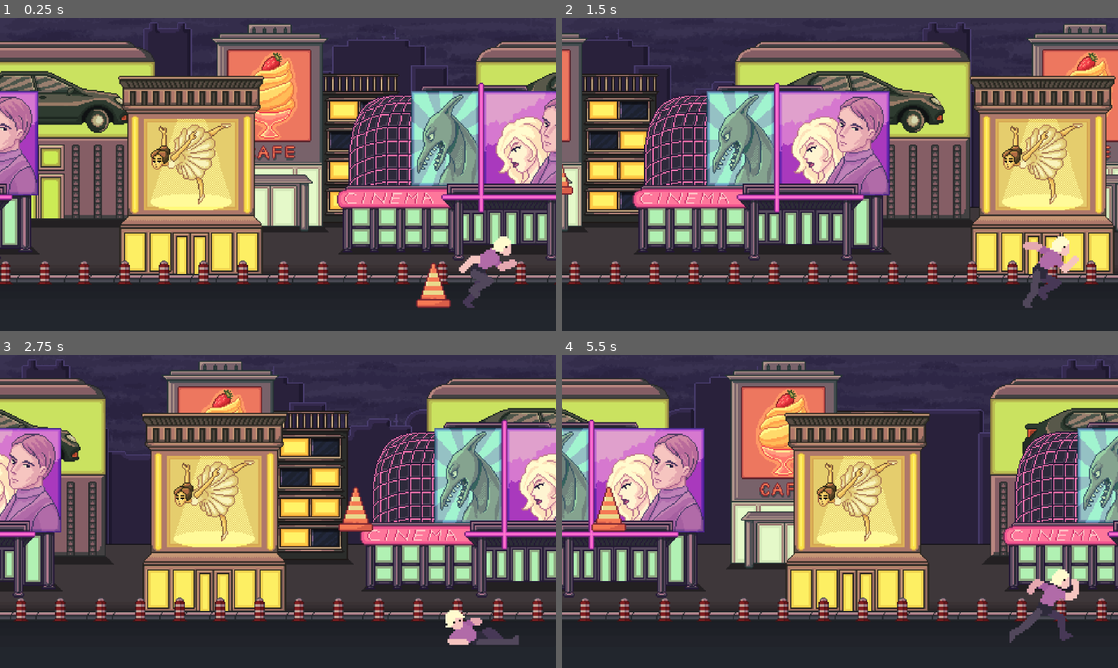
Above: before the commit, frames 1-4 (two rows, left to right).
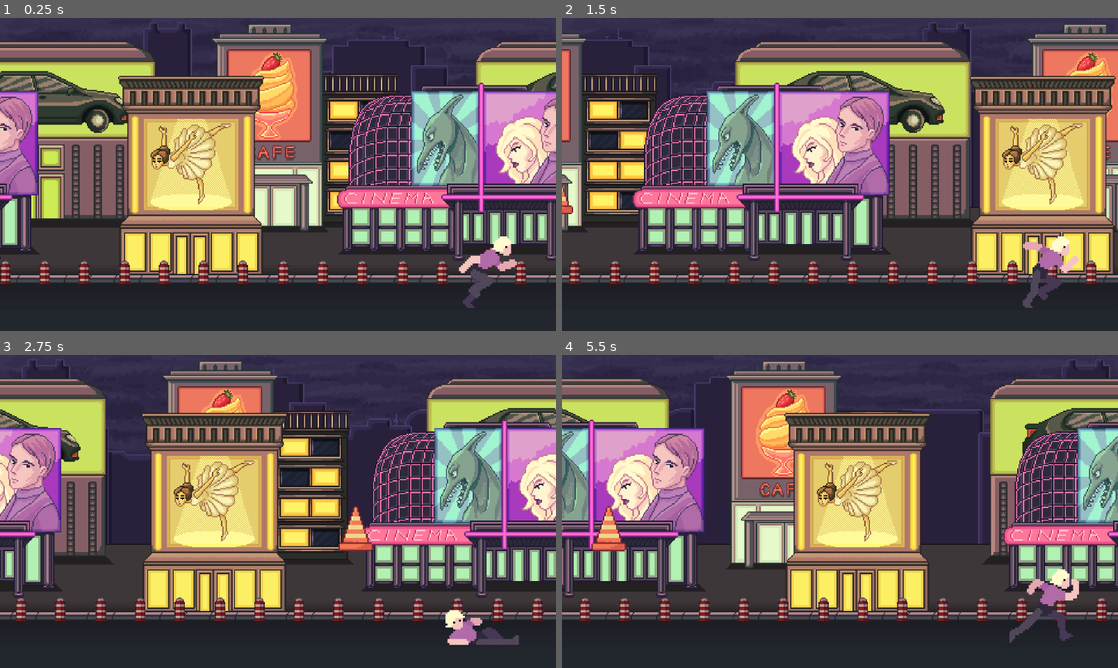
Above: after the commit, the same moments.

Repository: TLeTu/April_Fool_Game_Jam-Endless_Runner
Game: Godot game, scene res://scenes/game.tscn
Two runs of this game, one before a commit and one after it. Both use one fixed random seed, a clock stepped at 60 frames per second and the inputs below.
Inputs:
- Up to frame 1 (0.25 s): no input
- Up to frame 2 (1.5 s): tap Enter (ui_accept) at 0.5, 0.77 s
- Up to frame 3 (2.75 s): tap Enter (ui_accept) at 1.52 s; hold Down (ui_down) from 2.03 s (still down)
- Up to frame 4 (5.5 s): release Down (ui_down) at 2.78 s; tap Enter (ui_accept) at 3.02, 3.77, 4.52 s; hold Down (ui_down) 4.28-5.03 s

The runs differ from the first frame. In frame 1, 0.5% of the frame differs, in the area x 74-82%, y 78-93%; in frame 2, 0.2%; in frame 3, 0.8%; in frame 4, 0.8%, in the area x 5-12%, y 42-63%.

Commit message:
Fixed the obstacles position bug

Diff:
--- a/_scripts/game.gd
+++ b/_scripts/game.gd
@@ -13,6 +13,7 @@
 const speedModifier : int = 5000
 
 var groundHeight : int
+var groundScale
 var screenSize : Vector2i
 
 var score : int
@@ -21,6 +22,7 @@
 	score = 0
 	screenSize = get_window().size
 	groundHeight = $Ground.get_node("Sprite2D").texture.get_height()
+	groundScale = $Ground.get_node("Sprite2D").scale
 	new_game()
 
 func new_game():
@@ -35,7 +37,7 @@
 		var obsHeight = obs.get_node("Sprite2D").texture.get_height()
 		var obsScale = obs.get_node("Sprite2D").scale
 		var obsX = -screenSize.x - score - 100
-		var obsY = screenSize.y - groundHeight - (obsHeight * obsScale.y / 2)
+		var obsY = screenSize.y - groundHeight * groundScale.y - (obsHeight * obsScale.y / 2) + 5
 		lastObs = obs
 		obs.position = Vector2i(obsX, obsY)
 		add_child(obs)
@@ -43,13 +45,14 @@
 
 func _process(delta: float) -> void:
 	score += speed
-	print(score)
+
 	generate_obs()
 	for obs in obstacles:
 		if obs.position.x > ($Camera2D.position.x + screenSize.x):
 				remove_obs(obs)
 
 func _physics_process(delta: float) -> void:
+	print(speed)
 	speed = startSpeed + score / speedModifier
 	if speed > maxSpeed:
 		speed = maxSpeed
--- a/scenes/game.tscn
+++ b/scenes/game.tscn
@@ -1,10 +1,9 @@
-[gd_scene load_steps=6 format=3 uid="uid://bko2harxad0w4"]
+[gd_scene load_steps=5 format=3 uid="uid://bko2harxad0w4"]
 
 [ext_resource type="Script" uid="uid://d0v5k8liu7rbs" path="res://_scripts/game.gd" id="1_lbhrr"]
 [ext_resource type="PackedScene" uid="uid://1sufk711od4p" path="res://scenes/game/parallax_background.tscn" id="1_uwrxv"]
 [ext_resource type="PackedScene" uid="uid://g0a7nm4odskq" path="res://scenes/game/player.tscn" id="2_yqjtg"]
 [ext_resource type="PackedScene" uid="uid://d3jpo5uwovlwk" path="res://scenes/game/ground.tscn" id="3_lnu2h"]
-[ext_resource type="PackedScene" uid="uid://by7kl0q5meoo8" path="res://scenes/game/cone.tscn" id="4_lbhrr"]
 
 [node name="Game" type="Node2D"]
 script = ExtResource("1_lbhrr")
@@ -18,6 +17,3 @@
 
 [node name="Camera2D" type="Camera2D" parent="."]
 position = Vector2(579, 324)
-
-[node name="Cone" parent="." instance=ExtResource("4_lbhrr")]
-position = Vector2(751, 552)
